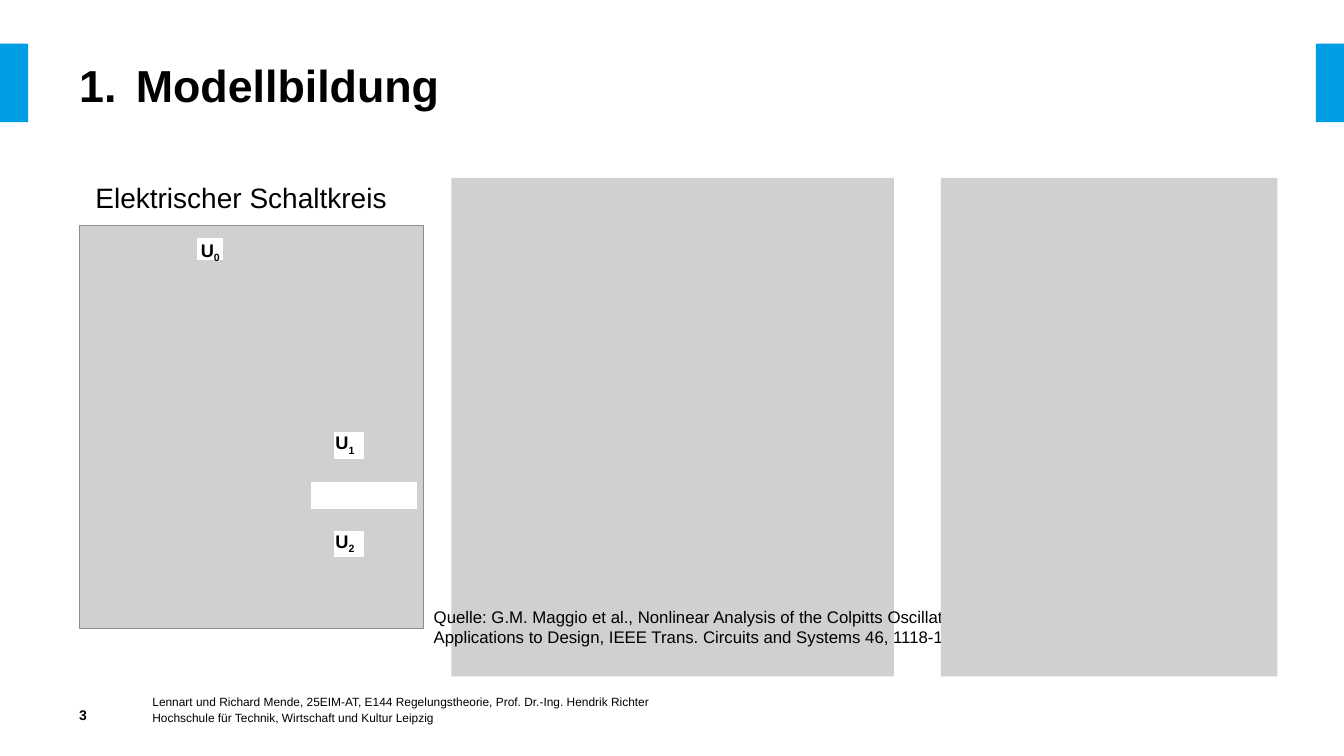
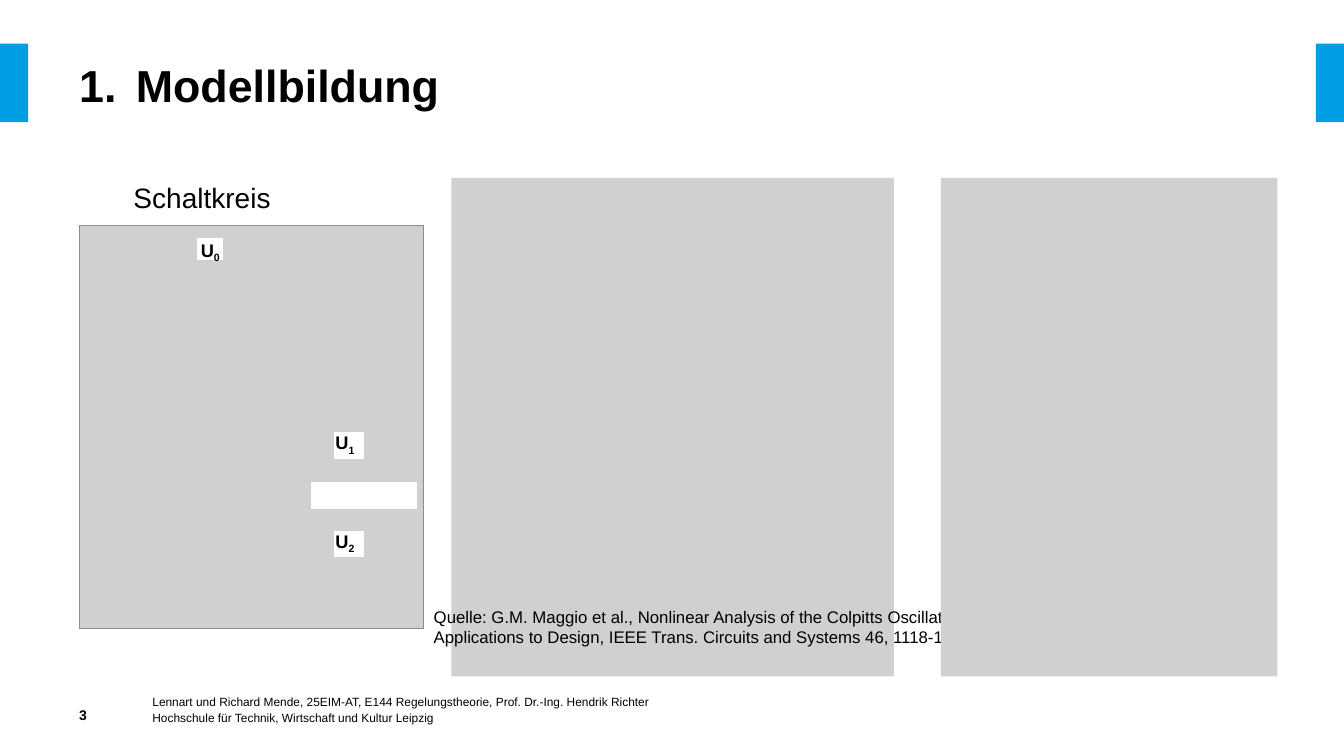
Before and after one commit to LennartMende/ColpittsOscillator, a slide deck: slide 3 of Zwischenpräsentation.pptx. Drawn at 1344x756 pixels with LibreOffice and Linux fonts; fonts in the diff are those of the drawing; grey boxes stand for pictures; background and template pictures are left out. Boxes give left, top, right and bottom in pixels: in the first picture for what was removed or moved away, otherwise in the second. Text is boxed around its words. In the diff, an @@ line names an element or a change of style, - is before the commit and + after.

Commit message:
added PP

```diff
--- a/Zwischenpräsentation.pptx
+++ b/Zwischenpräsentation.pptx
@@ text at [133,187,270,209]: text changed @@
-Elektrischer Schaltkreis
+Schaltkreis
```
Also in this commit, not shown: 10 other slides changed.
